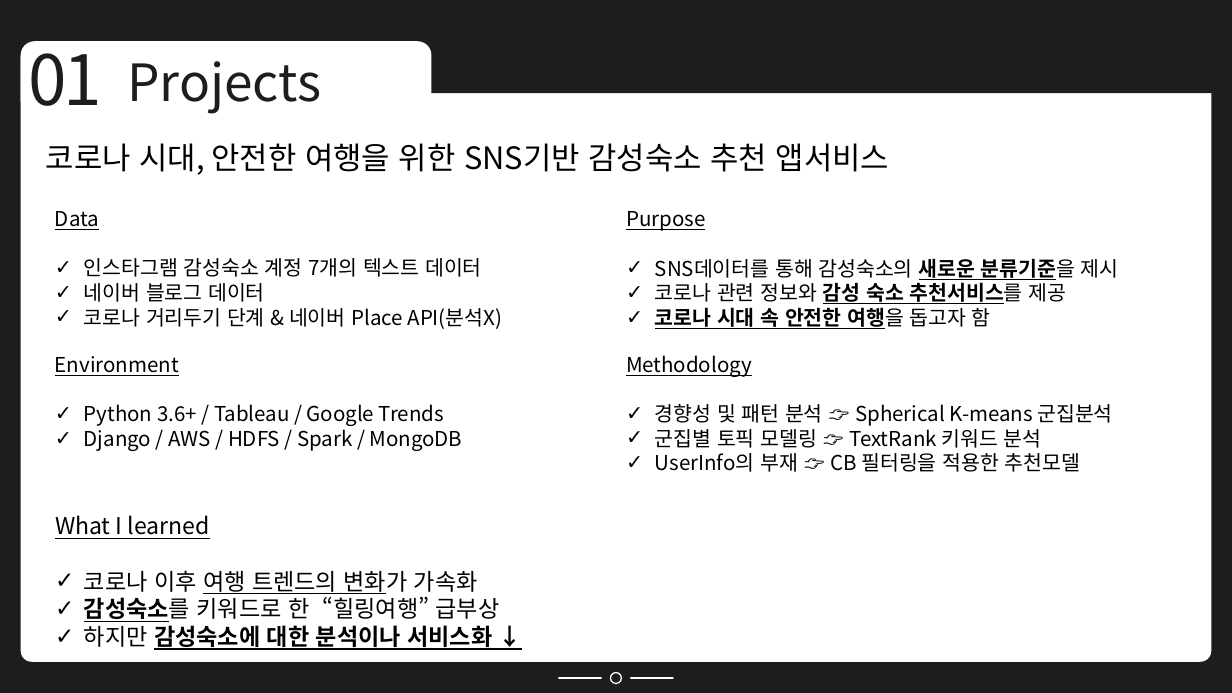
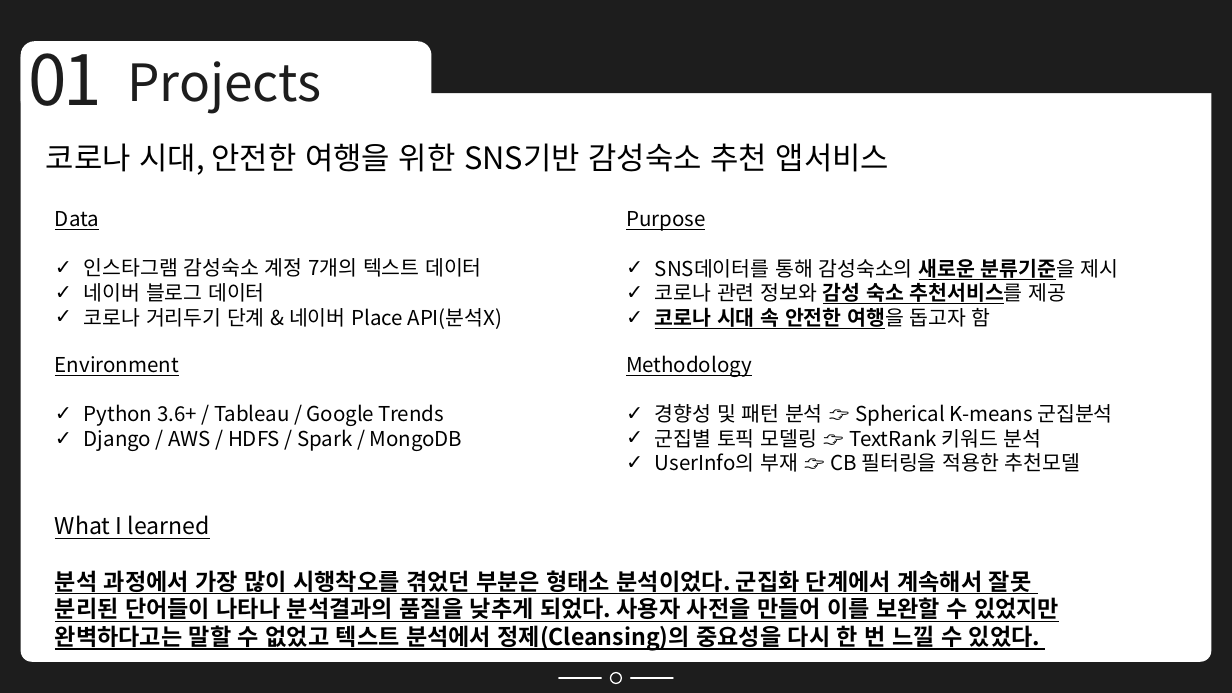
Before and after one commit to Minsung-commit/TIL, a slide deck: slide 3 of 포트폴리오 NEW.pptx. Drawn at 1232x693 pixels with LibreOffice and Linux fonts; fonts in the diff are those of the drawing. Boxes give left, top, right and bottom in pixels: in the first picture for what was removed or moved away, otherwise in the second. Text is boxed around its words. In the diff, an @@ line names an element or a change of style, - is before the commit and + after.

Commit message:
2021-12-06

```diff
--- a/포트폴리오 NEW.pptx
+++ b/포트폴리오 NEW.pptx
@@ text at bbox=[55, 570, 1059, 651]: text changed; bold on @@
-✓ 코로나 이후 여행 트렌드의 변화가 가속화
-✓ 감성숙소를 키워드로 한 “힐링여행” 급부상
-✓ 하지만 감성숙소에 대한 분석이나 서비스화 ↓
+분석 과정에서 가장 많이 시행착오를 겪었던 부분은 형태소 분석이었다. 군집화 단계에서 계속해서 잘못
+분리된 단어들이 나타나 분석결과의 품질을 낮추게 되었다. 사용자 사전을 만들어 이를 보완할 수 있었지만
+완벽하다고는 말할 수 없었고 텍스트 분석에서 정제(Cleansing)의 중요성을 다시 한 번 느낄 수 있었다.
```
Also in this commit, not shown: 2 other slides changed, 1 slide removed.
